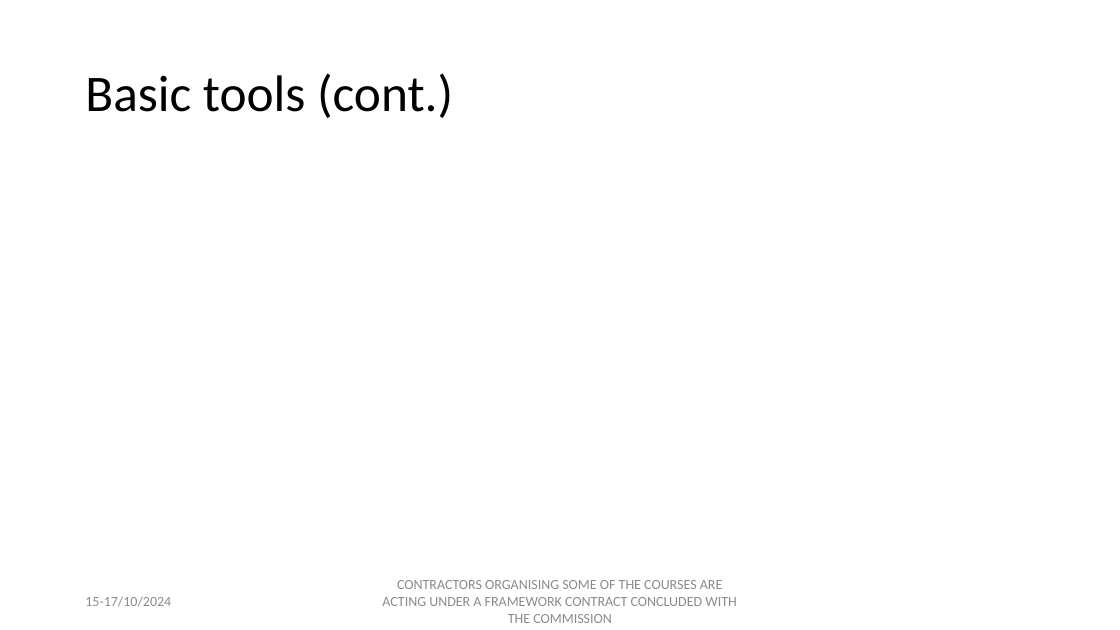
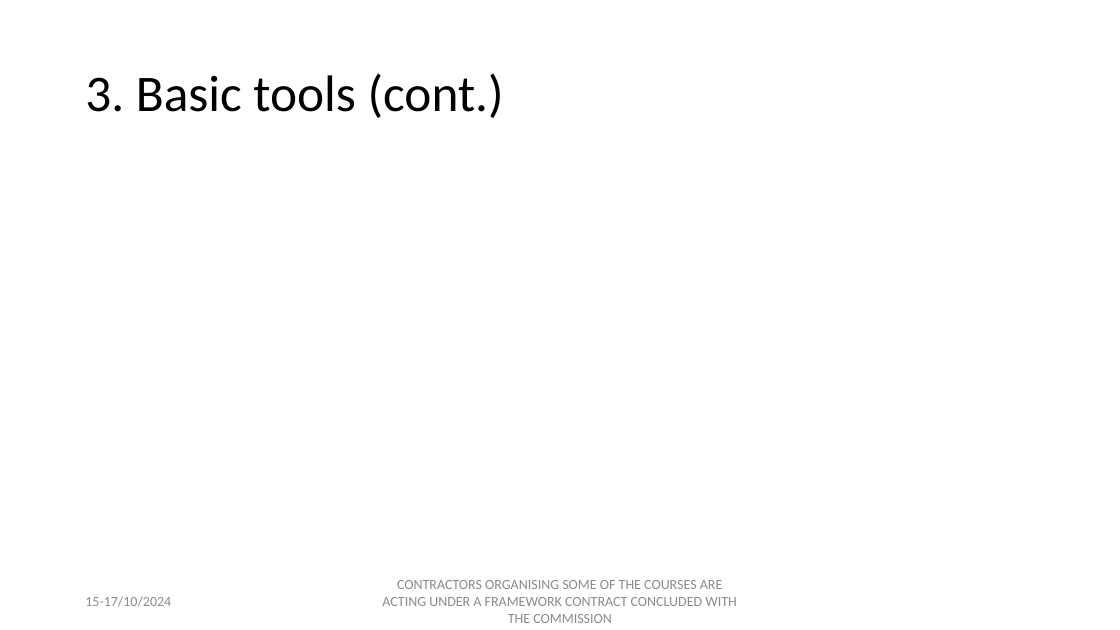
Before and after one commit to palatej/ESTP2024, a slide deck: slide 5 of Presentations/1.5 Time series.pptx. Drawn at 1120x630 pixels with LibreOffice and Linux fonts; fonts in the diff are those of the drawing; grey boxes stand for pictures. Boxes give left, top, right and bottom in pixels: in the first picture for what was removed or moved away, otherwise in the second. Text is boxed around its words. In the diff, an @@ line names an element or a change of style, - is before the commit and + after.

```diff
--- a/Presentations/1.5 Time series.pptx
+++ b/Presentations/1.5 Time series.pptx
@@ title at (x1=85, y1=73, x2=504, y2=118): text changed @@
-Basic tools (cont.)
+3. Basic tools (cont.)
```
Also in this commit, not shown: 4 other slides changed, 3 slides added, 12 other files.
